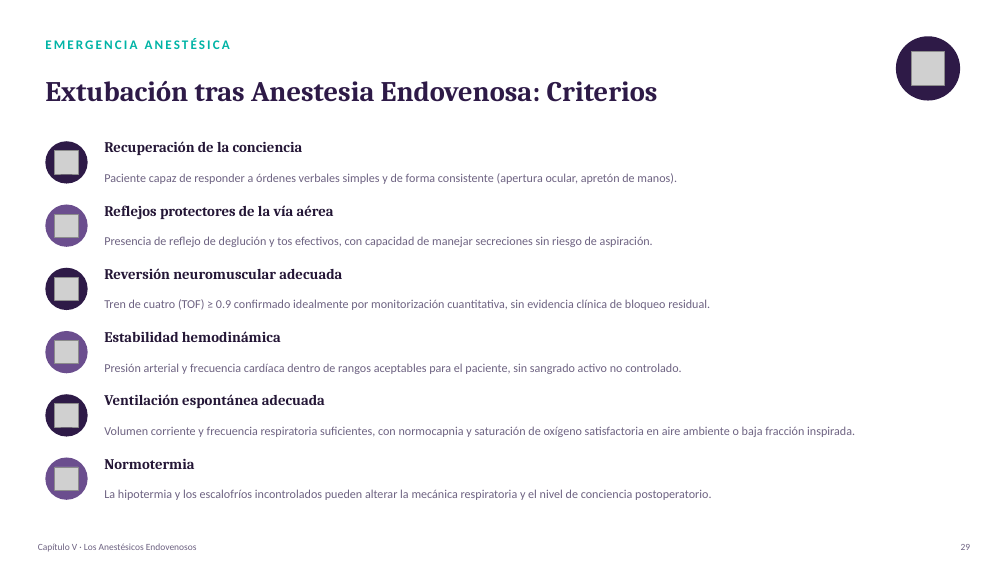
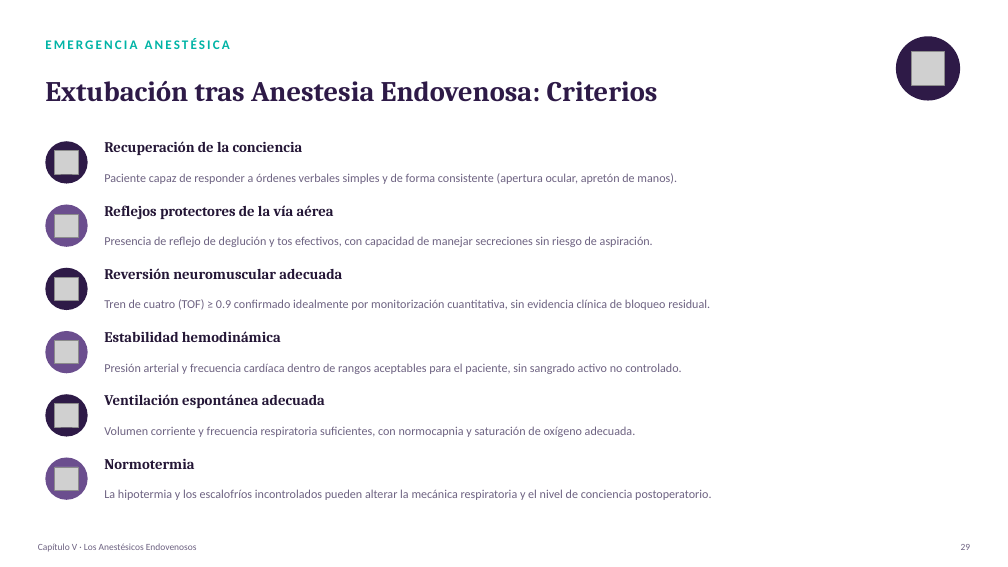
Before and after one commit to lestertavarezr/gpa-academy1, a slide deck: slide 29 of presentaciones/Capitulo_V_Anestesicos_Endovenosos.pptx. Drawn at 1008x567 pixels with LibreOffice and Linux fonts; fonts in the diff are those of the drawing; grey boxes stand for pictures. Boxes give left, top, right and bottom in pixels: in the first picture for what was removed or moved away, otherwise in the second. Text is boxed around its words. In the diff, an @@ line names an element or a change of style, - is before the commit and + after.

```diff
--- a/presentaciones/Capitulo_V_Anestesicos_Endovenosos.pptx
+++ b/presentaciones/Capitulo_V_Anestesicos_Endovenosos.pptx
@@ text at [104, 426, 636, 437]: text changed @@
-Volumen corriente y frecuencia respiratoria suficientes, con normocapnia y saturación de oxígeno satisfactoria en aire ambiente o baja fracción inspirada.
+Volumen corriente y frecuencia respiratoria suficientes, con normocapnia y saturación de oxígeno adecuada.
```
Also in this commit, not shown: 1 other slide changed, 1 other file.
